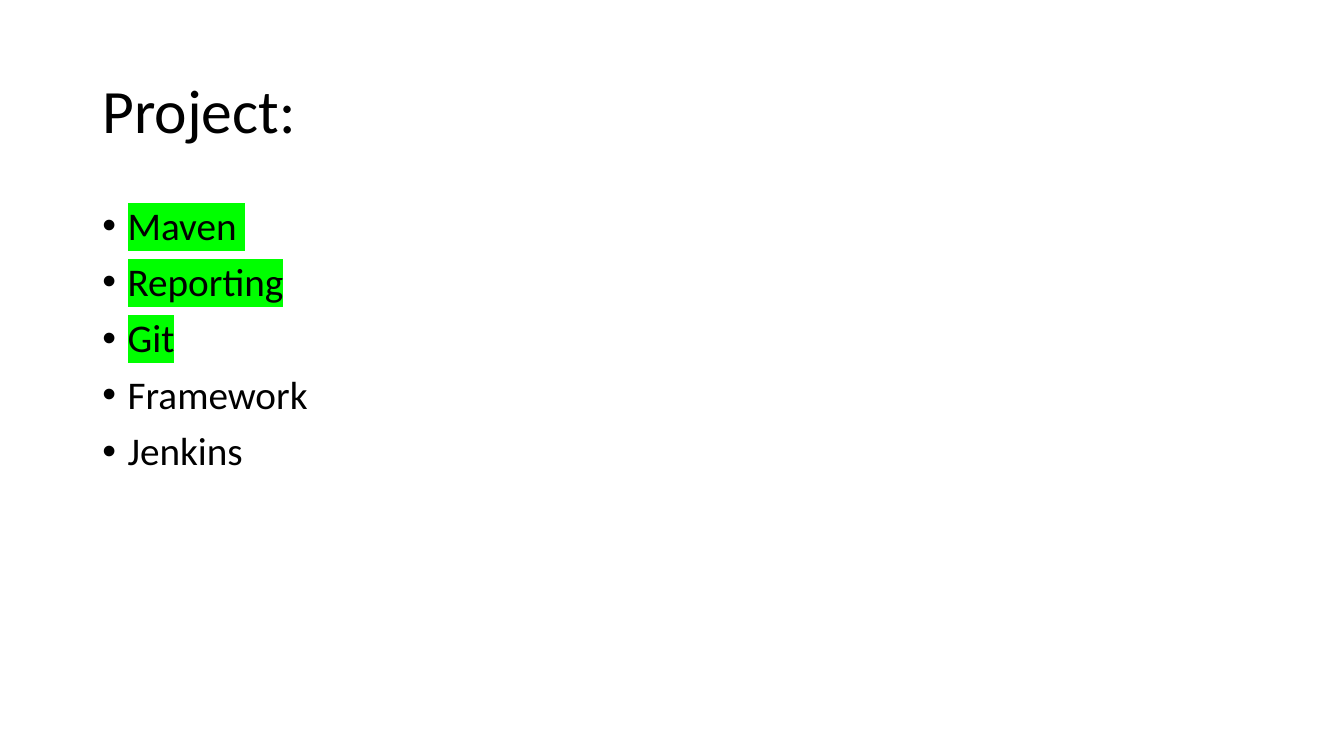
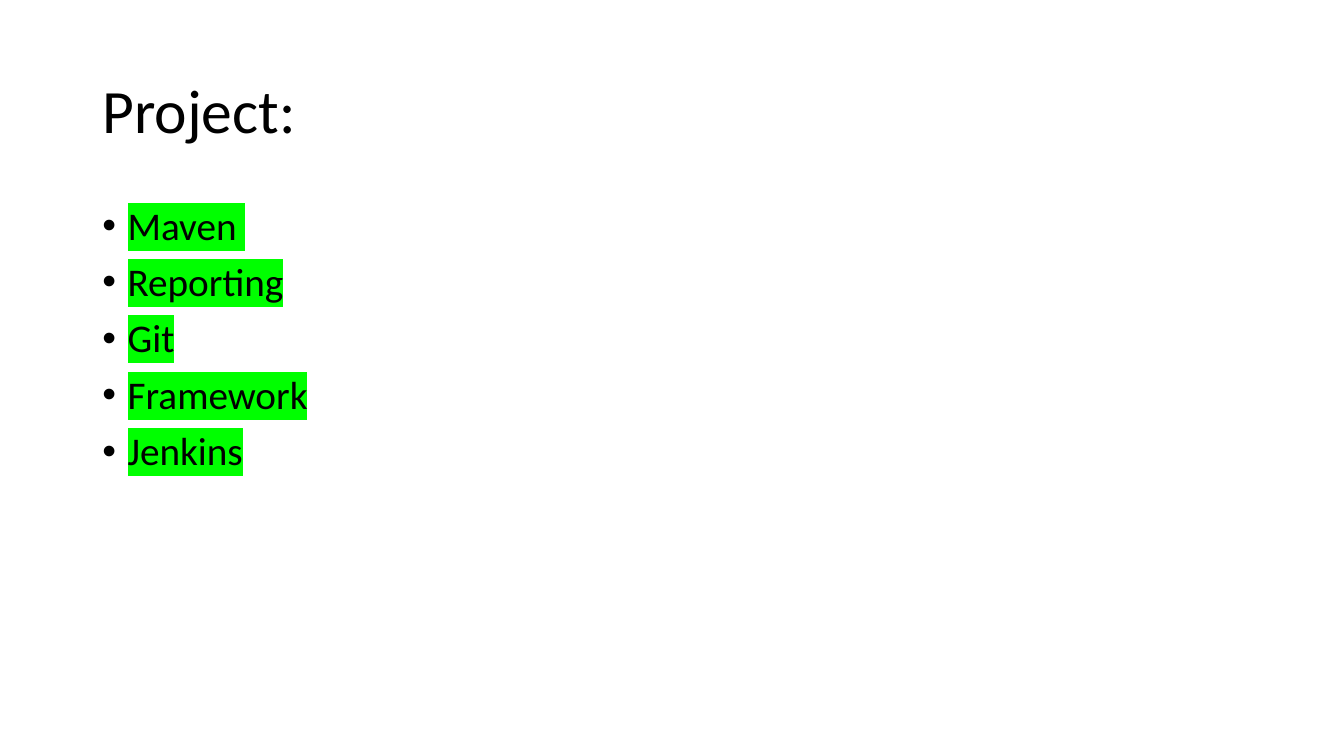
Before and after one commit to GuruprasadQE/my-maven-projA, a slide deck: slide 34 of CodeFiles/SeleniumClass.pptx (slide 33 before the commit). Drawn at 1344x756 pixels with LibreOffice and Linux fonts; fonts in the diff are those of the drawing. Boxes give left, top, right and bottom in pixels: in the first picture for what was removed or moved away, otherwise in the second. Text is boxed around its words. In the diff, an @@ line names an element or a change of style, - is before the commit and + after.

Commit message:
updated files

```diff
--- a/CodeFiles/SeleniumClass.pptx
+++ b/CodeFiles/SeleniumClass.pptx
@@ text at bbox=[128, 376, 308, 466]: highlight none to #00FF00 in "Framework", "Jenkins" @@
```
Also in this commit, not shown: 2 slides added.
